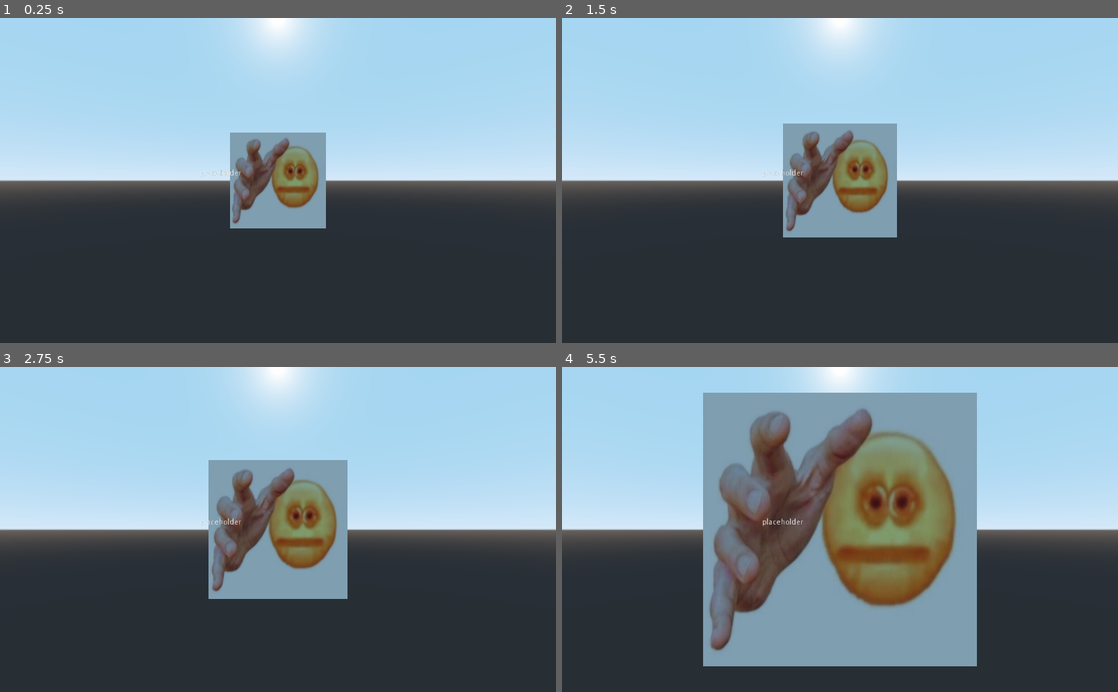
Above: before the commit, frames 1-4 (two rows, left to right).
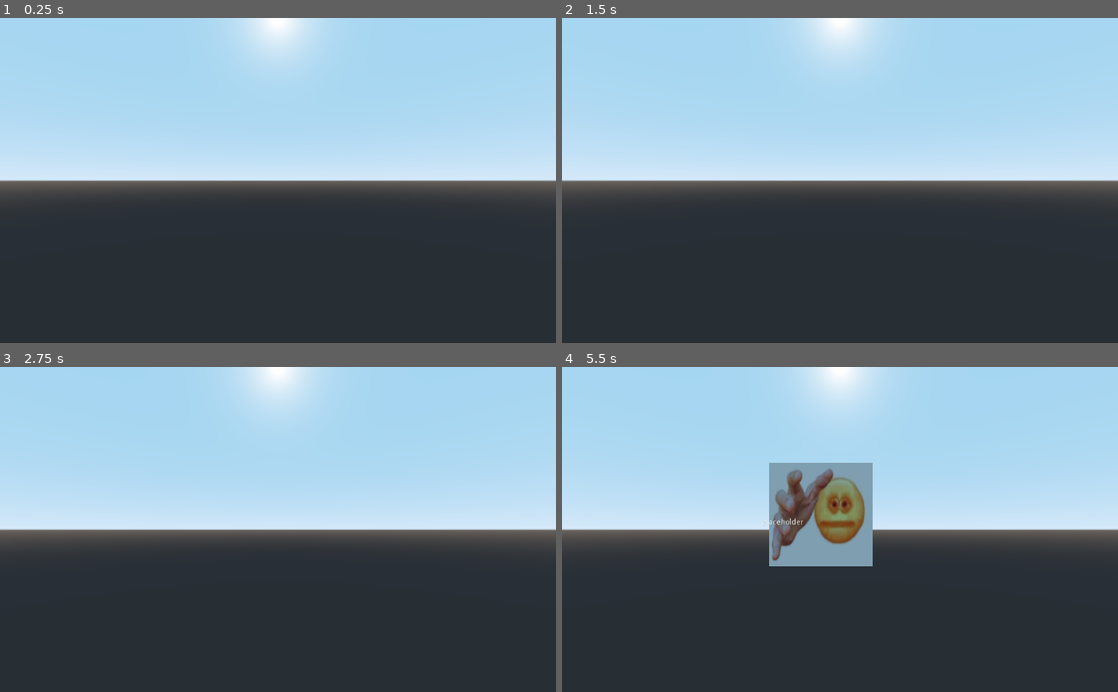
Above: after the commit, the same moments.

Repository: Warspiteful/catboy-typing
Game: Godot game, scene res://Main.tscn
The game is run twice, just before and just after one commit, with the same random seed, the same clock (stepped at 60 frames per second) and the same inputs. The engine's default icon, where the game draws it, is replaced by a stand-in: a white triangle on a blue panel in a dark square.
Inputs:
- Up to frame 1 (0.25 s): no input
- Up to frame 2 (1.5 s): tap Enter at 0.5 s
- Up to frame 3 (2.75 s): no input
- Up to frame 4 (5.5 s): no input

The runs differ from the first frame. In frame 1, 5.0% of the frame differs, in the area x 36-59%, y 35-65%; in frame 2, 7.1%; in frame 3, 11%; in frame 4, 40%, in the area x 25-75%, y 7-93%.

Commit message:
Enemy Spawning

Diff:
--- /dev/null
+++ b/catboy-project/Enemy.tscn
@@ -0,0 +1,35 @@
+[gd_scene load_steps=6 format=2]
+
+[ext_resource path="res://unknown.png" type="Texture" id=1]
+[ext_resource path="res://Scripts/Enemy.gd" type="Script" id=2]
+
+[sub_resource type="PlaneMesh" id=1]
+
+[sub_resource type="Skin" id=2]
+bind_count = 1
+bind/0/name = ""
+bind/0/bone = -1
+bind/0/pose = Transform( 1, 0, 0, 0, 1, 0, 0, 0, 1, 0, 0, 0 )
+
+[sub_resource type="SpatialMaterial" id=3]
+albedo_texture = ExtResource( 1 )
+
+[node name="Enemy" type="MeshInstance"]
+transform = Transform( -1, 8.74228e-08, 0, 3.82137e-15, 4.37114e-08, -1, -8.74228e-08, -1, -4.37114e-08, 0, 0, -5 )
+mesh = SubResource( 1 )
+skin = SubResource( 2 )
+material/0 = SubResource( 3 )
+script = ExtResource( 2 )
+
+[node name="RichTextLabel" type="RichTextLabel" parent="."]
+margin_left = 315.441
+margin_top = 280.188
+margin_right = 502.441
+margin_bottom = 321.188
+bbcode_enabled = true
+bbcode_text = "[center]placeholder [/center]"
+text = "placeholder "
+scroll_active = false
+__meta__ = {
+"_edit_use_anchors_": false
+}
--- a/catboy-project/Main.tscn
+++ b/catboy-project/Main.tscn
@@ -1,20 +1,7 @@
-[gd_scene load_steps=8 format=2]
+[gd_scene load_steps=3 format=2]
 
 [ext_resource path="res://icon.png" type="Texture" id=1]
 [ext_resource path="res://Scripts/Main.gd" type="Script" id=2]
-[ext_resource path="res://Scripts/Enemy.gd" type="Script" id=3]
-[ext_resource path="res://unknown.png" type="Texture" id=4]
-
-[sub_resource type="PlaneMesh" id=1]
-
-[sub_resource type="Skin" id=2]
-bind_count = 1
-bind/0/name = ""
-bind/0/bone = -1
-bind/0/pose = Transform( 1, 0, 0, 0, 1, 0, 0, 0, 1, 0, 0, 0 )
-
-[sub_resource type="SpatialMaterial" id=3]
-albedo_texture = ExtResource( 4 )
 
 [node name="Main" type="Spatial"]
 script = ExtResource( 2 )
@@ -35,24 +22,30 @@
 "_edit_use_anchors_": false
 }
 
+[node name="SpawnContainer" type="Spatial" parent="."]
+
+[node name="Position3D" type="Position3D" parent="SpawnContainer"]
+transform = Transform( 1, 0, 0, 0, -4.37114e-08, -1, 0, 1, -4.37114e-08, 0.409764, 0, -6 )
+
+[node name="Position3D3" type="Position3D" parent="SpawnContainer"]
+transform = Transform( 1, 0, 0, 0, -4.37114e-08, -1, 0, 1, -4.37114e-08, 0.409764, -0.381504, -6 )
+
+[node name="Position3D4" type="Position3D" parent="SpawnContainer"]
+transform = Transform( 1, 0, 0, 0, -4.37114e-08, -1, 0, 1, -4.37114e-08, -0.367375, -0.381504, -6 )
+
+[node name="Position3D5" type="Position3D" parent="SpawnContainer"]
+transform = Transform( 1, 0, 0, 0, -4.37114e-08, -1, 0, 1, -4.37114e-08, -0.367375, -0.0423894, -6 )
+
+[node name="Position3D6" type="Position3D" parent="SpawnContainer"]
+transform = Transform( 1, 0, 0, 0, -4.37114e-08, -1, 0, 1, -4.37114e-08, -0.367375, 0.292016, -6 )
+
+[node name="Position3D2" type="Position3D" parent="SpawnContainer"]
+transform = Transform( 1, 0, 0, 0, -4.37114e-08, -1, 0, 1, -4.37114e-08, 0.409764, 0.447443, -6 )
+
 [node name="EnemyContainer" type="Spatial" parent="."]
 
-[node name="Enemy" type="MeshInstance" parent="EnemyContainer"]
-transform = Transform( 1, 0, 0, 0, -4.37114e-08, -1, 0, 1, -4.37114e-08, 0, 0, -5 )
-mesh = SubResource( 1 )
-skin = SubResource( 2 )
-material/0 = SubResource( 3 )
-script = ExtResource( 3 )
+[node name="SpawnTimer" type="Timer" parent="."]
+wait_time = 3.0
+autostart = true
 
-[node name="RichTextLabel" type="RichTextLabel" parent="EnemyContainer/Enemy"]
-margin_left = 315.441
-margin_top = 280.188
-margin_right = 502.441
-margin_bottom = 321.188
-bbcode_enabled = true
-bbcode_text = "[center]placeholder [/center]"
-text = "placeholder "
-scroll_active = false
-__meta__ = {
-"_edit_use_anchors_": false
-}
+[connection signal="timeout" from="SpawnTimer" to="." method="_on_SpawnTimer_timeout"]
--- a/catboy-project/Scripts/Main.gd
+++ b/catboy-project/Scripts/Main.gd
@@ -1,10 +1,19 @@
 extends Spatial
+
+var Enemy = preload("res://Enemy.tscn")
+
 
 var active_enemy = null;
 var current_letter_index: int = -1
 onready var enemy_container = $EnemyContainer
+onready var spawn_container = $SpawnContainer
+onready var spawn_timer = $SpawnTimer
+
 func ready():
 	OS.set_ime_active(true)
+	randomize()
+	spawn_enemy()
+	spawn_timer.start()
 
 func find_new_active_enemy(typed_character: String):
 	for enemy in enemy_container.get_children():
@@ -40,3 +49,18 @@
 					active_enemy = null
 			else:
 				print("Incorrectly type %s instead of %s" % [key_typed, next_char])
+
+
+
+
+
+func _on_SpawnTimer_timeout() -> void:
+	spawn_enemy()
+
+func spawn_enemy():
+	print("Spawn")
+	var enemy_instance = Enemy.instance()
+	var spawns = spawn_container.get_children()
+	var index = randi() % spawns.size()
+	enemy_container.add_child(enemy_instance)
+	enemy_instance.global_transform = spawns[index].global_transform
